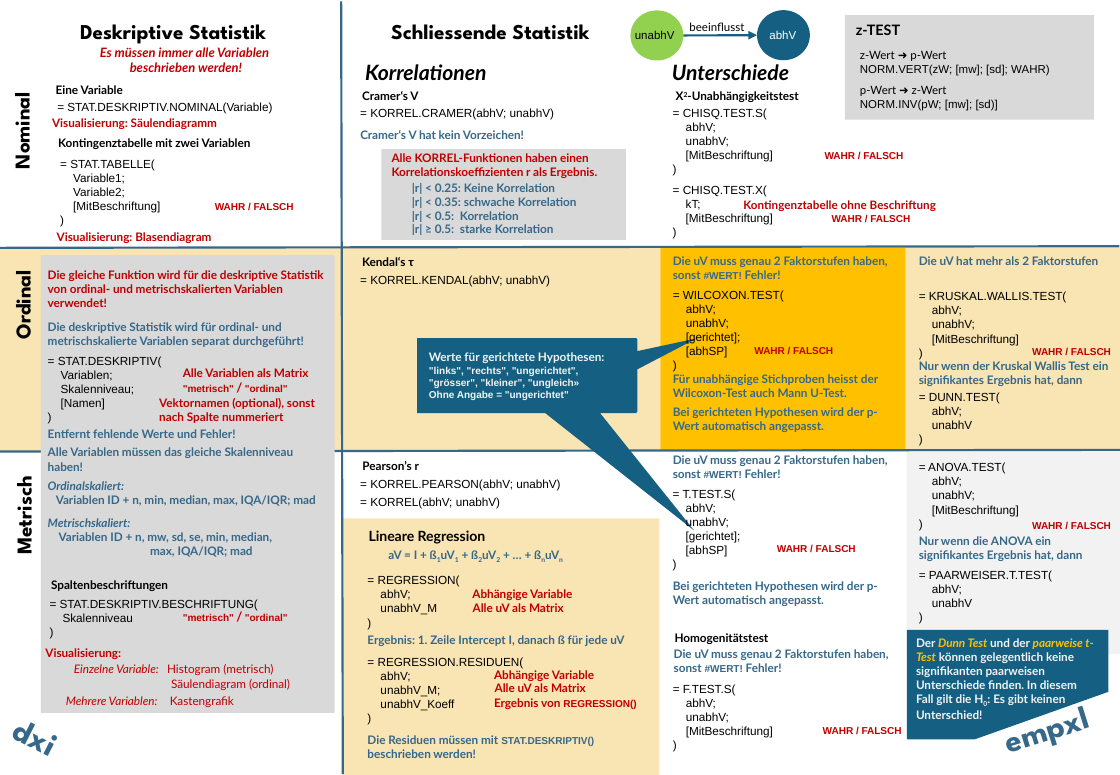
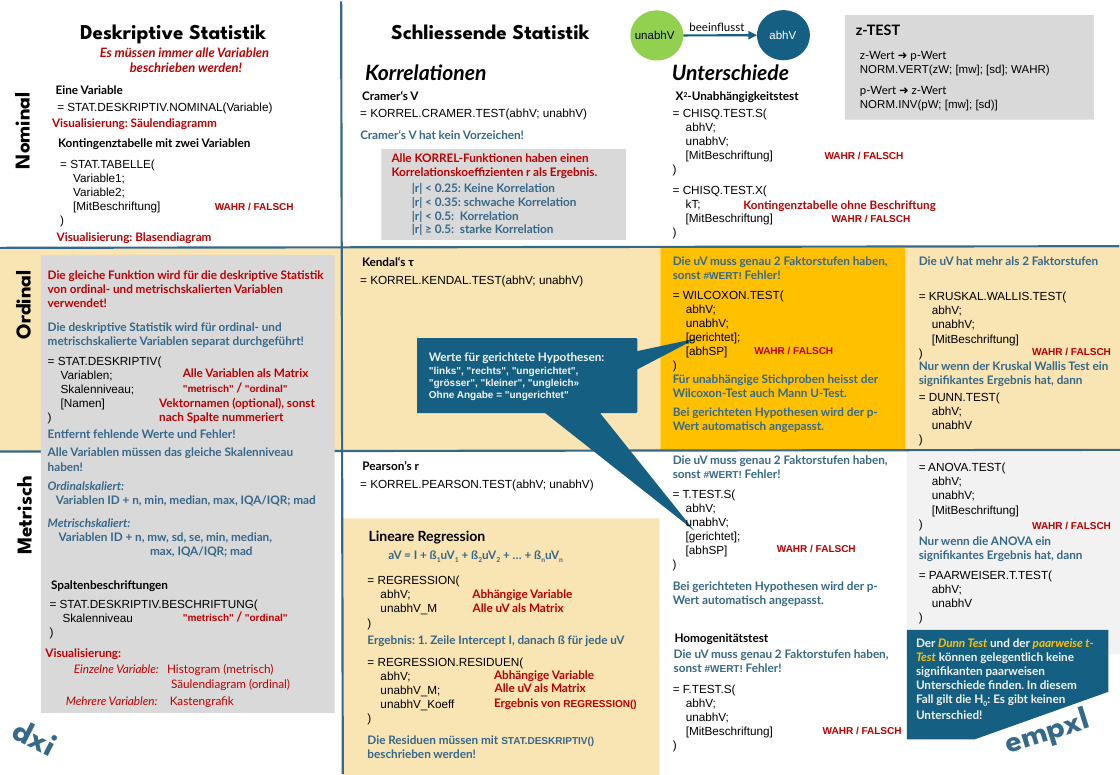
Before and after one commit to phish108/empxl, a slide deck: slide 1 of cheat_sheet_DE.pptx. Drawn at 1120x775 pixels with LibreOffice and Linux fonts; fonts in the diff are those of the drawing. Boxes give left, top, right and bottom in pixels: in the first picture for what was removed or moved away, otherwise in the second. Text is boxed around its words. In the diff, an @@ line names an element or a change of style, - is before the commit and + after.

```diff
--- a/cheat_sheet_DE.pptx
+++ b/cheat_sheet_DE.pptx
@@ text at bbox=[370, 108, 587, 120]: text changed @@
-= KORREL.CRAMER(abhV; unabhV)
+= KORREL.CRAMER.TEST(abhV; unabhV)
@@ text at bbox=[370, 275, 583, 287]: text changed @@
-= KORREL.KENDAL(abhV; unabhV)
+= KORREL.KENDAL.TEST(abhV; unabhV)
@@ text at bbox=[370, 479, 593, 491]: text changed @@
-= KORREL.PEARSON(abhV; unabhV)
+= KORREL.PEARSON.TEST(abhV; unabhV)
@@ text removed at bbox=[370, 497, 500, 509] @@
-= KORREL(abhV; unabhV)
```
Also in this commit, not shown: 1 other slide changed, 1 other file.
